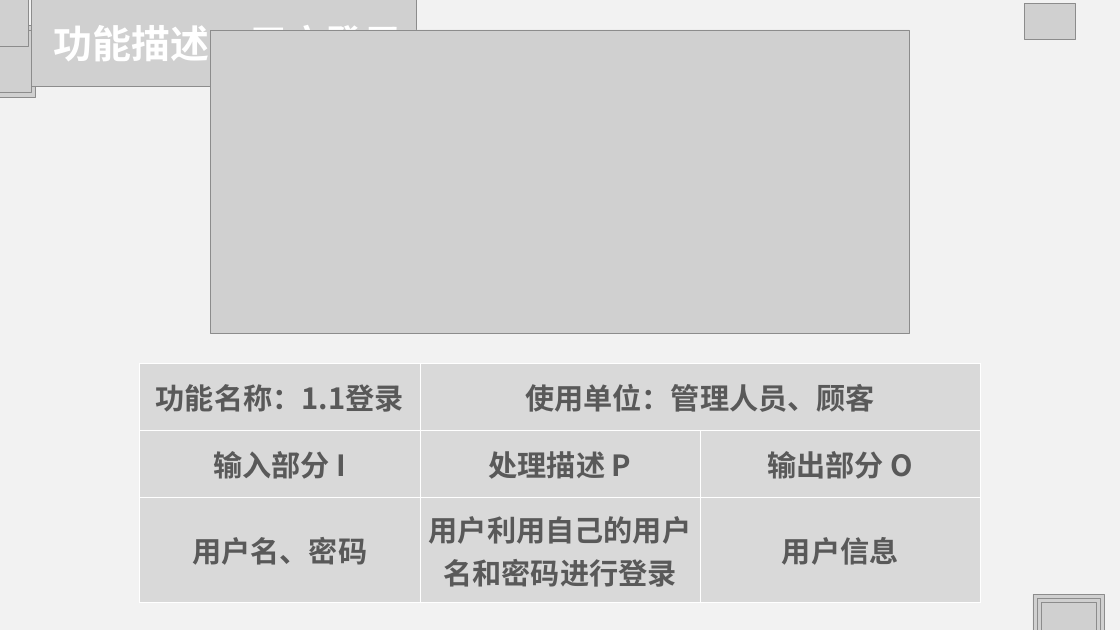
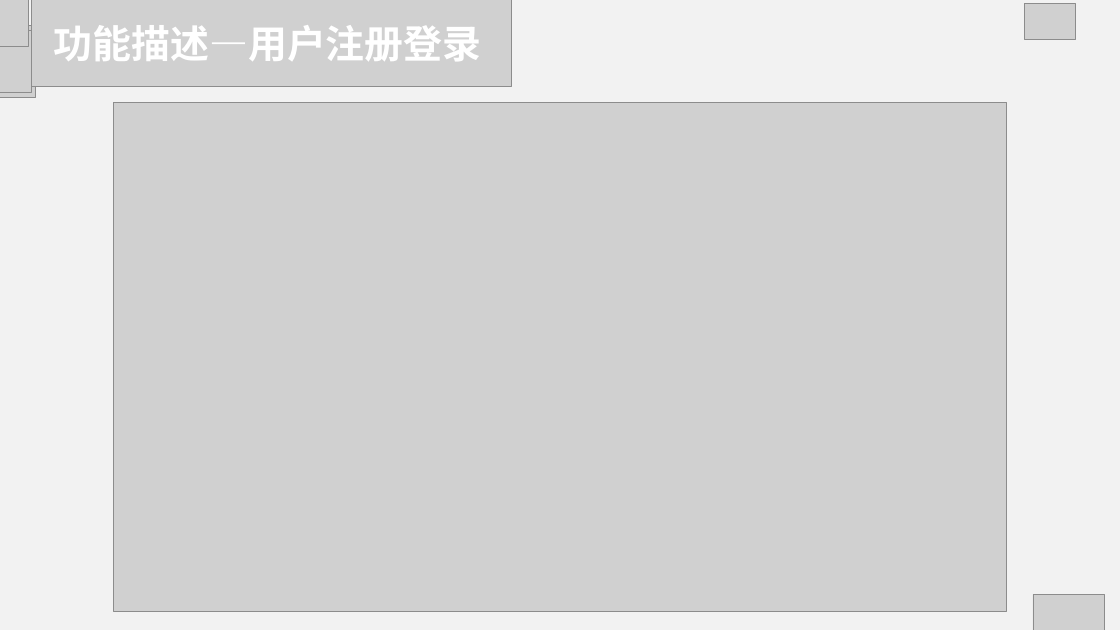
Before and after one commit to HJHGJGHHG/Sentiment-Analysis-System, a slide deck: slide 14 of 文档/PPT.pptx. Drawn at 1120x630 pixels with LibreOffice and Linux fonts; fonts in the diff are those of the drawing; grey boxes stand for pictures. Boxes give left, top, right and bottom in pixels: in the first picture for what was removed or moved away, otherwise in the second. Text is boxed around its words. In the diff, an @@ line names an element or a change of style, - is before the commit and + after.

```diff
--- a/文档/PPT.pptx
+++ b/文档/PPT.pptx
@@ picture: place and size @@
-picture at [32, 0, 416, 86]
+picture at [32, 0, 512, 86]
@@ text at [54, 25, 482, 61]: text changed @@
-功能描述—用户登录
+功能描述—用户注册登录
@@ picture removed at [211, 30, 909, 333] @@
@@ picture added at [113, 102, 1006, 611] @@
@@ table removed at [139, 363, 979, 603], 3 rows, 3 columns @@
-功能名称：1.1登录 | 使用单位：管理人员、顾客 | 
-输入部分 I | 处理描述 P | 输出部分 O
-用户名、密码 | 用户利用自己的用户名和密码进行登录 | 用户信息
@@ picture removed at [1037, 598, 1100, 630] @@
@@ picture removed at [1041, 603, 1096, 630] @@
```
Also in this commit, not shown: 11 other slides changed, 3 slides added, 5 slides removed, 4 other files.
